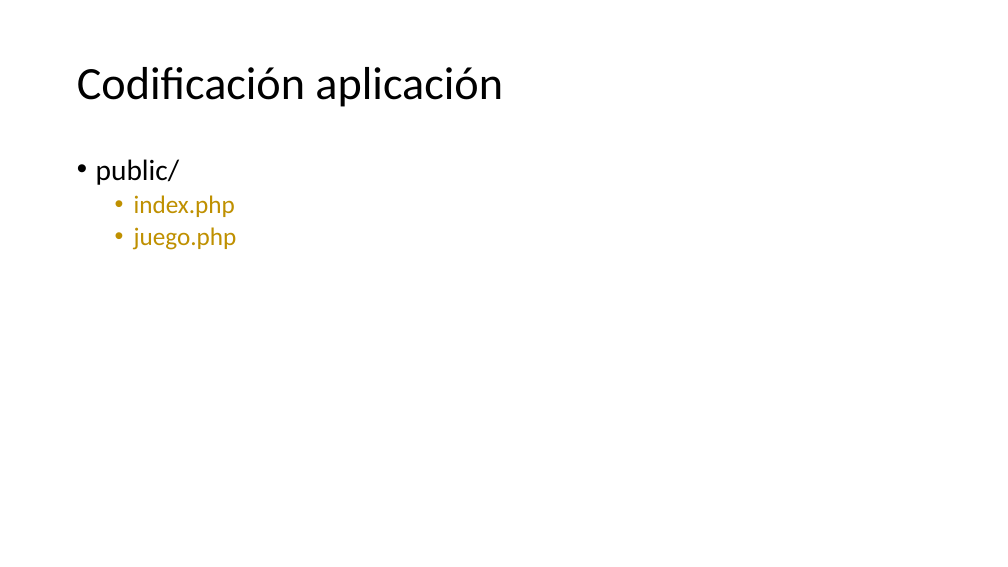
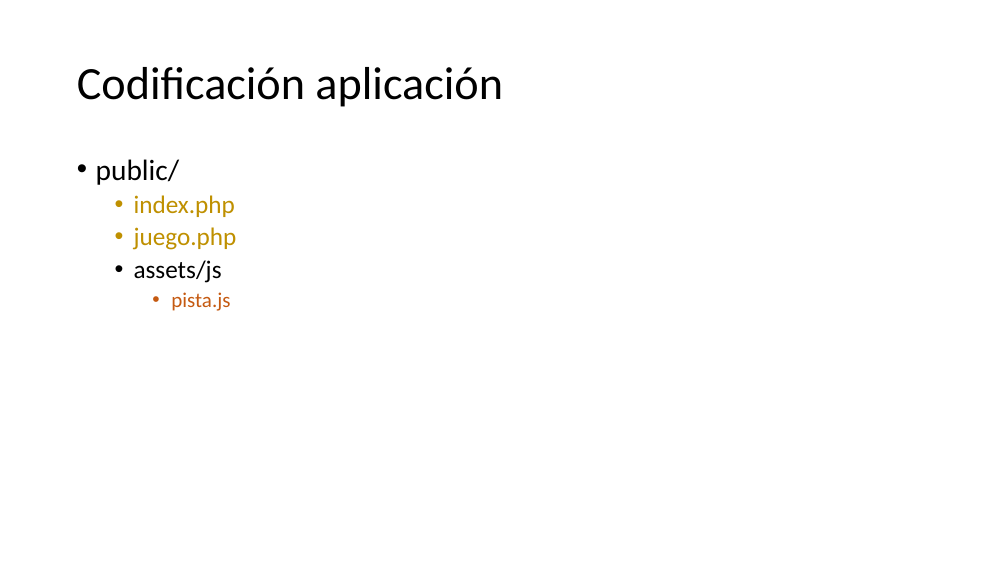
Before and after one commit to DAWD-DWES/dwes_22_1, a slide deck: slide 5 of diseño/ahorcado-22-1.pptx. Drawn at 1008x567 pixels with LibreOffice and Linux fonts; fonts in the diff are those of the drawing. Boxes give left, top, right and bottom in pixels: in the first picture for what was removed or moved away, otherwise in the second. Text is boxed around its words. In the diff, an @@ line names an element or a change of style, - is before the commit and + after.

```diff
--- a/diseño/ahorcado-22-1.pptx
+++ b/diseño/ahorcado-22-1.pptx
@@ text at (x1=134, y1=260, x2=230, y2=311): paragraphs added @@
+  • assets/js
+    • pista.js
```
